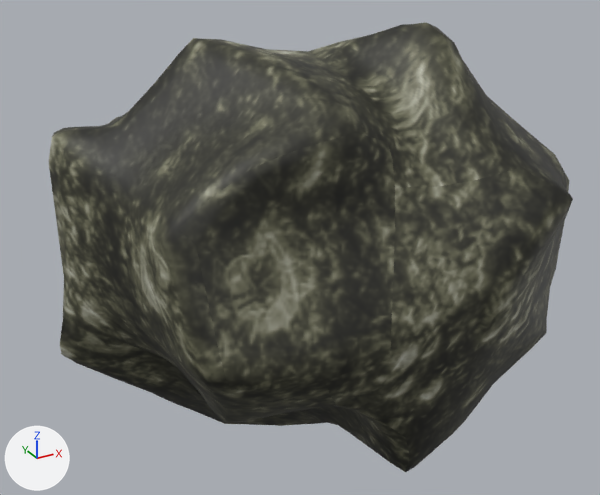
The FBX model assets/models/asteroid_01.fbx: old version first, new version second.
The view is the same before and after, from a camera (50 mm lens) standing at (-12.18, -21.52, 10.99) and looking at (-0.22, 0.22, 0.12). Lighting does not change. The marker at lower left points along +X, +Y and +Z. The first picture is the older version. Where no turn or scale is listed for an object, it has been applied to the vertices.

Script lines for the objects in view, before the commit:
```python
mat_aster_small_6 = principled_material('Aster_Small_6_')
mat_aster_small_6.texture = img_aster_small_6_color_png  # with its transparency
mat_aster_small_6.roughness = 0.553
me_aster_small_6 = bpy.data.meshes.new('Aster_Small_6_')
me_aster_small_6.from_pydata(...)  # 856 vertices, 1708 faces; spans x -8.1..7.9, y -7.1..8.2, z -6.6..7.4
me_aster_small_6.materials.append(mat_aster_small_6)  # picture img_aster_small_6_color_png
ob_aster_small_6 = bpy.data.objects.new('Aster_Small_6_', me_aster_small_6)
ob_aster_small_6.location = (0.0, 0.0, 0.0)
```
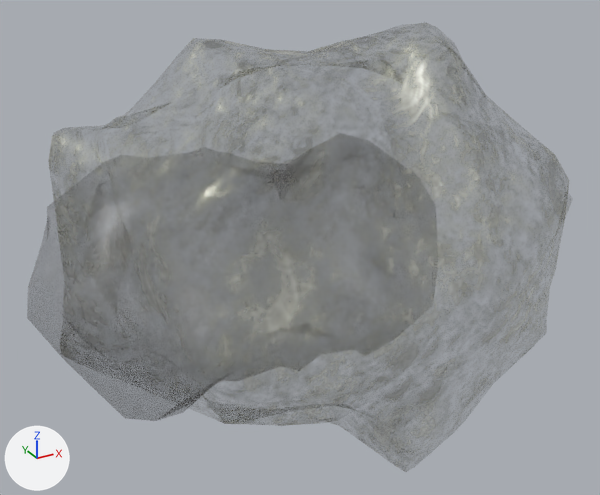
Not visible in the pictures: 'Asteroid_3_LOW_MODEL_'.

The newer file is also rescaled (x0.0708) as a whole; pictures and numbers use the older file's frame.

Edits to the scene script, one JSON object a line:
```json
{"op": "set", "path": "img_aster_small_6_color_png", "old": "load_image('Aster_Small_6_Color.png', '../textures/Aster_Small_6_Color.png', 640, 640, 'sRGB')", "new": "load_image('Aster_Small_6_Color.png', '../textures/Aster_Small_6_Color.png', 640, 640, 'Non-Color')"}
{"op": "add", "block": "img_asteroid_02_png", "code": ["img_asteroid_02_png = load_image('asteroid_02.png', '../textures/asteroid_02.png', 256, 256, 'Non-Color')"]}
{"block": "mat_aster_small_6", "where": "n0 = _N.new('ShaderNodeBsdfPrincipled'); n0.name = 'Principled BSDF'"}
{"op": "add", "block": "mat_aster_small_6", "code": "n0.inputs[1].default_value = 1.0  # 'Metallic'"}
{"op": "add", "block": "mat_aster_small_6", "code": "n3 = _N.new('ShaderNodeTexImage'); n3.name = 'Image Texture.001'"}
{"op": "add", "block": "mat_aster_small_6", "code": "n3.image = img_aster_small_6_color_png"}
{"block": "mat_aster_small_6", "where": "n2 = _N.new('ShaderNodeTexImage'); n2.name = 'Image Texture'"}
{"op": "remove", "block": "mat_aster_small_6", "code": "_L.new(n2.outputs[1], n0.inputs[4])  # 'Alpha' to 'Alpha'"}
{"op": "add", "block": "mat_aster_small_6", "code": "_L.new(n3.outputs[0], n0.inputs[4])  # 'Color' to 'Alpha'"}
{"op": "add", "block": "mat_material_001", "code": ["mat_material_001 = bpy.data.materials.new('Material.001')", "# uses the picture img_asteroid_02_png"]}
{"op": "add", "block": "me_asteroid_3_low_model", "code": ["me_asteroid_3_low_model = bpy.data.meshes.new('Asteroid_3_LOW_MODEL_')", "me_asteroid_3_low_model.from_pydata(...)  # 329 vertices, 817 faces; spans x -8.94..4.85, y -4.03..3.93, z -4.09..3.56", "me_asteroid_3_low_model.materials.append(mat_material_001)"]}
{"op": "add", "block": "ob_asteroid_3_low_model", "code": ["ob_asteroid_3_low_model = bpy.data.objects.new('Asteroid_3_LOW_MODEL_', me_asteroid_3_low_model)", "ob_asteroid_3_low_model.location = (0.0, 0.0, 0.0)"]}
```

Boxes (x1, y1, x2, y2) around the edits, measured in the pictures (600 x 495 px):
```json
{"object": "Aster_Small_6_", "change": "surface changed", "before": [48, 32, 569, 466], "after": [48, 32, 569, 466]}
```
